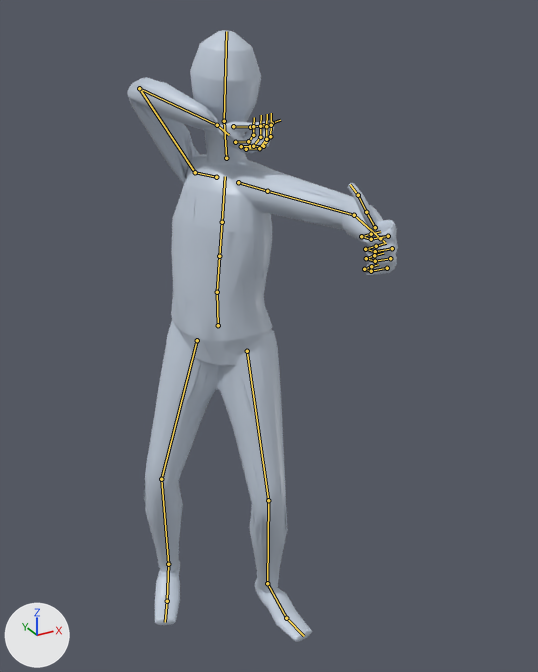
Two versions of the glTF model app/assets/anims/Base/bow_aim.glb, one commit apart.
Rendered twice from a camera (50 mm lens) standing at (-0.804, -1.771, 1.81) and looking at (0.039, -0.239, 1.044). The axes (+X, +Y, +Z) are drawn at lower left. The lights are the same throughout. The first picture is the older version. Both versions are drawn at frame 30 of the action 'Animation'; the numbers are the values there. The bones that change, and the others that lie on the model, are drawn over the model as lines.

The first picture shows 'Body_human_male'.
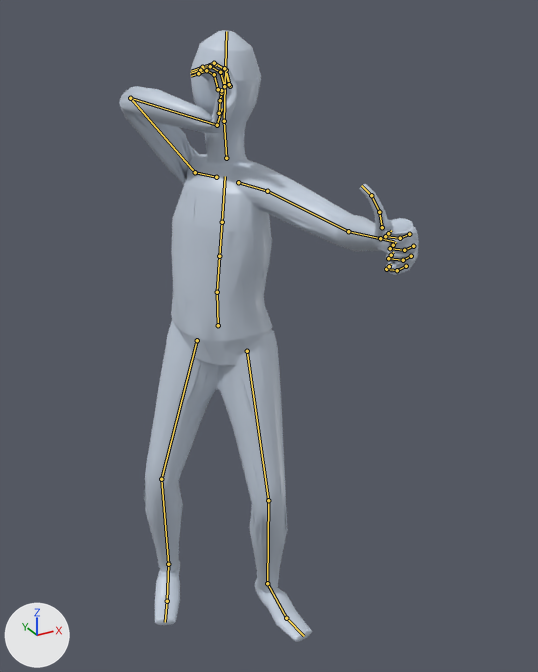
Boxes [x1, y1, x2, y2] around the edits, measured in the pictures (538 x 672 px):
'Body_human_male', posed (11% wider)
    before: [127, 30, 398, 642]
    after: [119, 30, 419, 642]
bone 'mixamorig:LeftArm', root to tip
    before: (267, 191) to (354, 215)
    after: (267, 191) to (348, 231)
bone 'mixamorig:LeftHand', root to tip
    before: (380, 238) to (385, 242)
    after: (380, 238) to (393, 241)
bone 'mixamorig:RightArm', root to tip
    before: (195, 172) to (139, 88)
    after: (195, 172) to (130, 98)
bone 'mixamorig:RightHand', root to tip
    before: (217, 125) to (229, 135)
    after: (217, 125) to (222, 108)

What the commit changed:
Bone 'mixamorig:LeftArm' (bone_mixamorig_leftarm) turns from (-2, -11, 4) to (-12, -31, 7) degrees about its own x, y and z.
Bone 'mixamorig:LeftHand' (bone_mixamorig_lefthand) turns from (-2, -78, 2) to (12, -56, 14) degrees about its own x, y and z.
Bone 'mixamorig:RightArm' (bone_mixamorig_rightarm) turns from (57, 2, 87) to (50, 5, 91) degrees about its own x, y and z.
Bone 'mixamorig:RightHand' (bone_mixamorig_righthand) turns from (-16, -172, 65) to (63, -12, -116) degrees about its own x, y and z.
